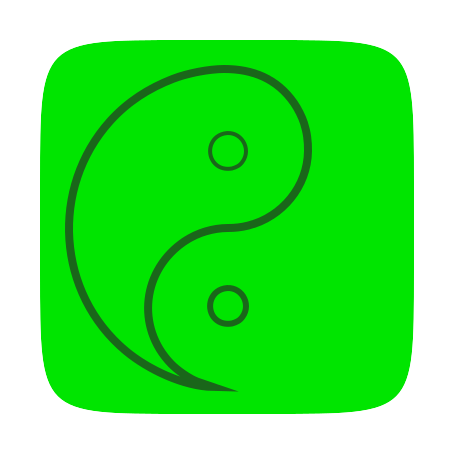
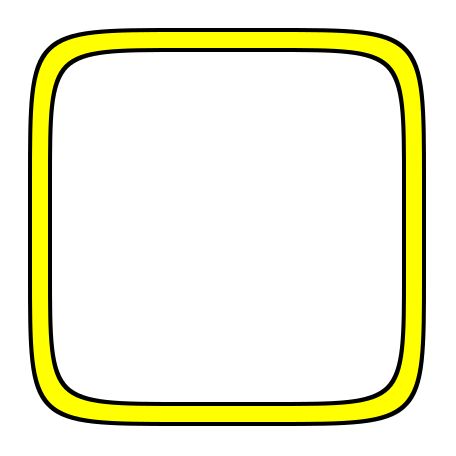
Two versions of the same layered image (456 × 456). Layer-by-layer changes:
added layer "Sq. Rosette" above "Sq. Rosette edge New" over bbox(32, 32, 422, 422)
added layer "Sq. Rosette edge New" above "Sq. Rosette edge" over bbox(28, 28, 426, 426)
hid "P2 Yin Yang" over bbox(65, 65, 312, 392)
hid "P2 Token" over bbox(40, 40, 414, 414)
